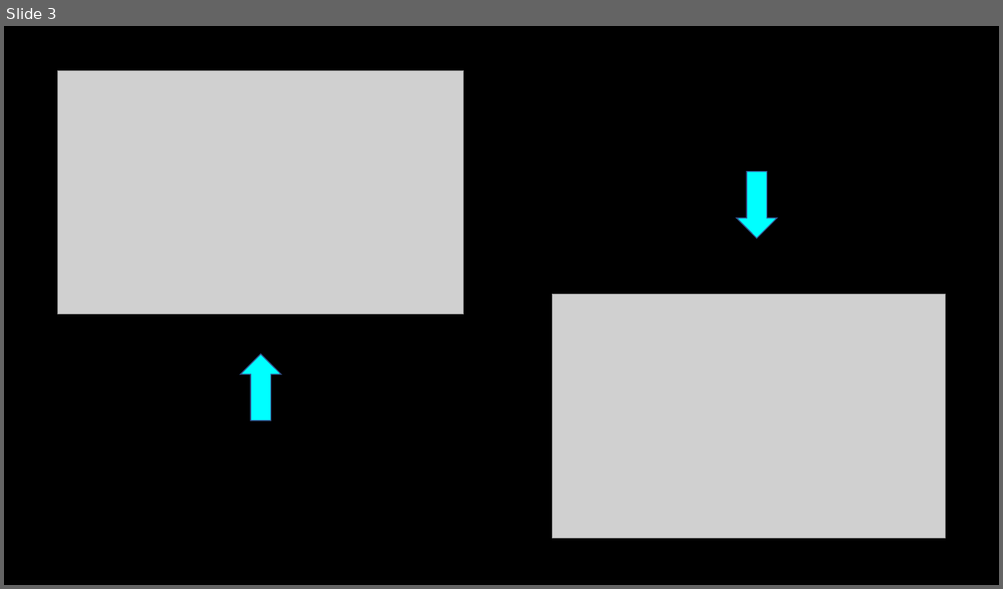
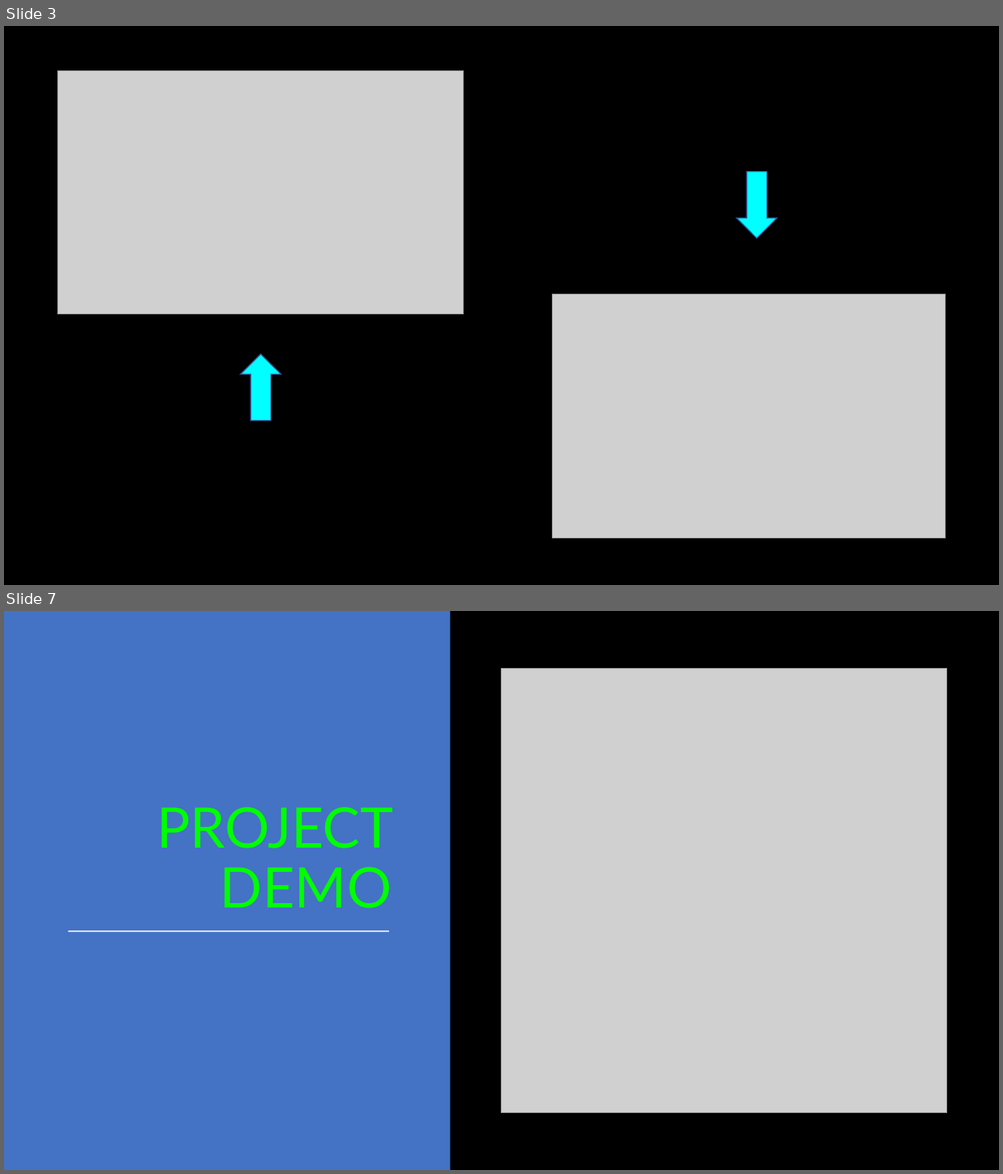
Before and after one commit to josh-mcdaniel/p2-group-4, a slide deck: P2 PowerPoint.pptx. Shown one above the other, each under a label of ours: slide 3 before the commit, slides 3 and 7 after it; the slides between them are not shown. The pictures are 1003x589 and 1003x1174 pixels, drawn with LibreOffice and Linux fonts; fonts in the diff are those of the drawing; grey boxes stand for pictures. Boxes give left, top, right and bottom in pixels: in the first picture for what was removed or moved away, otherwise in the second. Text is boxed around its words. In the diff, an @@ line names an element or a change of style, - is before the commit and + after.

```diff
--- a/P2 PowerPoint.pptx
+++ b/P2 PowerPoint.pptx
@@ slide 7 added at box(4, 611, 999, 1170), background #000000 @@
@@ rectangle added at box(4, 611, 450, 1170), fill #4472C4 @@
@@ picture added at box(502, 669, 947, 1114) @@
@@ title added at box(157, 807, 393, 908), 54 pt, text #00FF00 @@
+PROJECT DEMO
@@ line added from (68, 932) to (389, 932), #FFFFFF 1.5 pt @@
```
Also in this commit, not shown: 4 other slides added.
